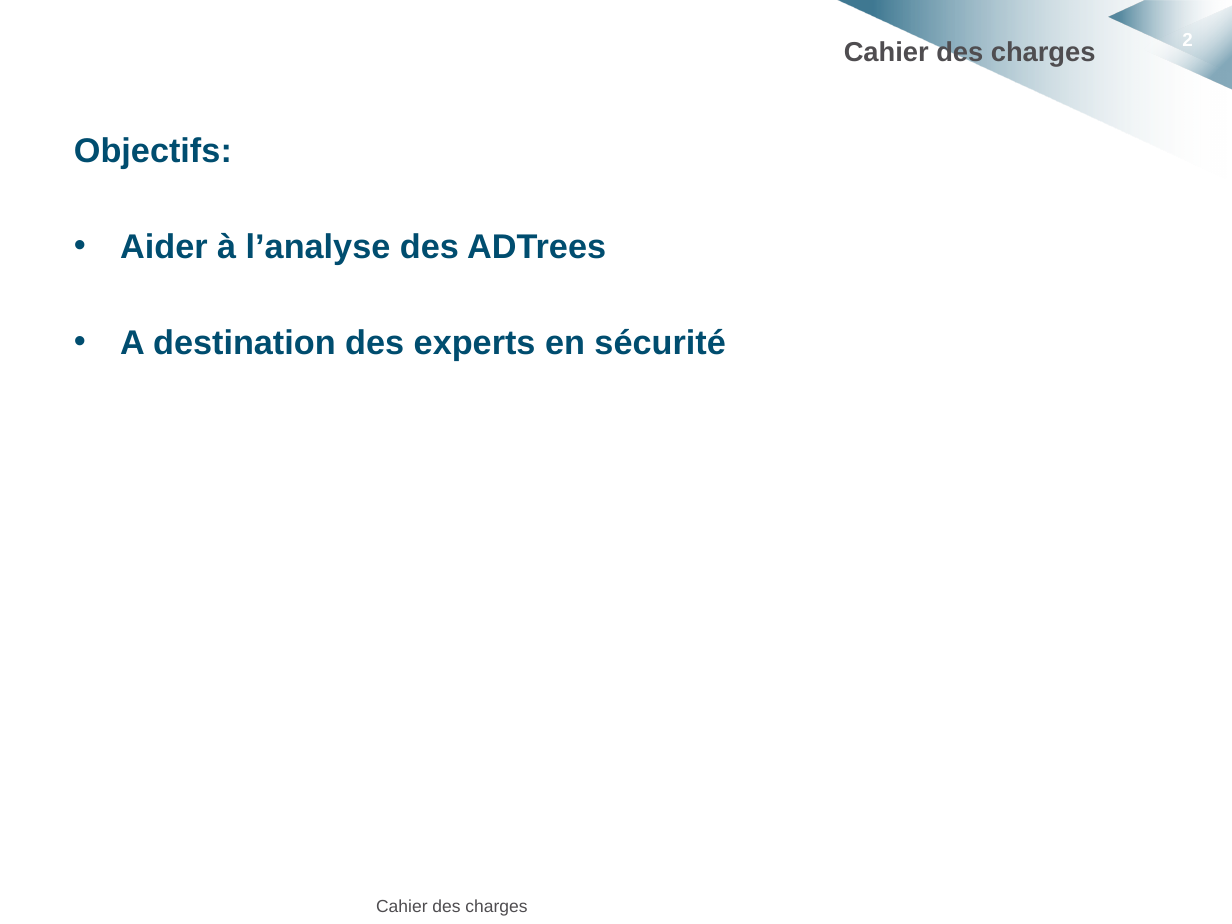
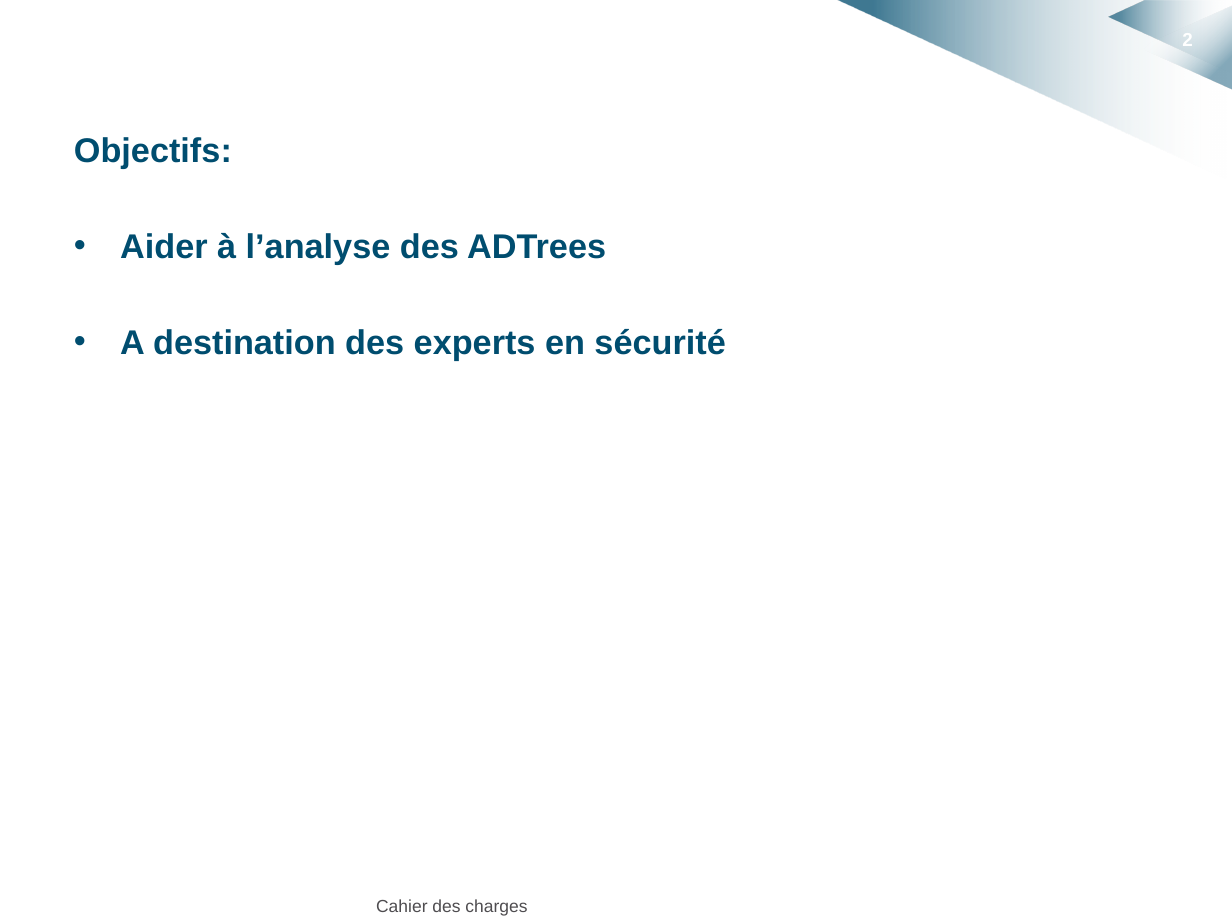
Before and after one commit to HKervadec/korrigolo, a slide deck: slide 2 of soutenances/projet_decembre/cahier_charges.pptx. Drawn at 1232x924 pixels with LibreOffice and Linux fonts; fonts in the diff are those of the drawing; background and template pictures are left out. Boxes give left, top, right and bottom in pixels: in the first picture for what was removed or moved away, otherwise in the second. Text is boxed around its words. In the diff, an @@ line names an element or a change of style, - is before the commit and + after.

```diff
--- a/soutenances/projet_decembre/cahier_charges.pptx
+++ b/soutenances/projet_decembre/cahier_charges.pptx
@@ title removed at box(844, 40, 1096, 67) @@
-Cahier des charges
```
Also in this commit, not shown: 1 other slide changed.
